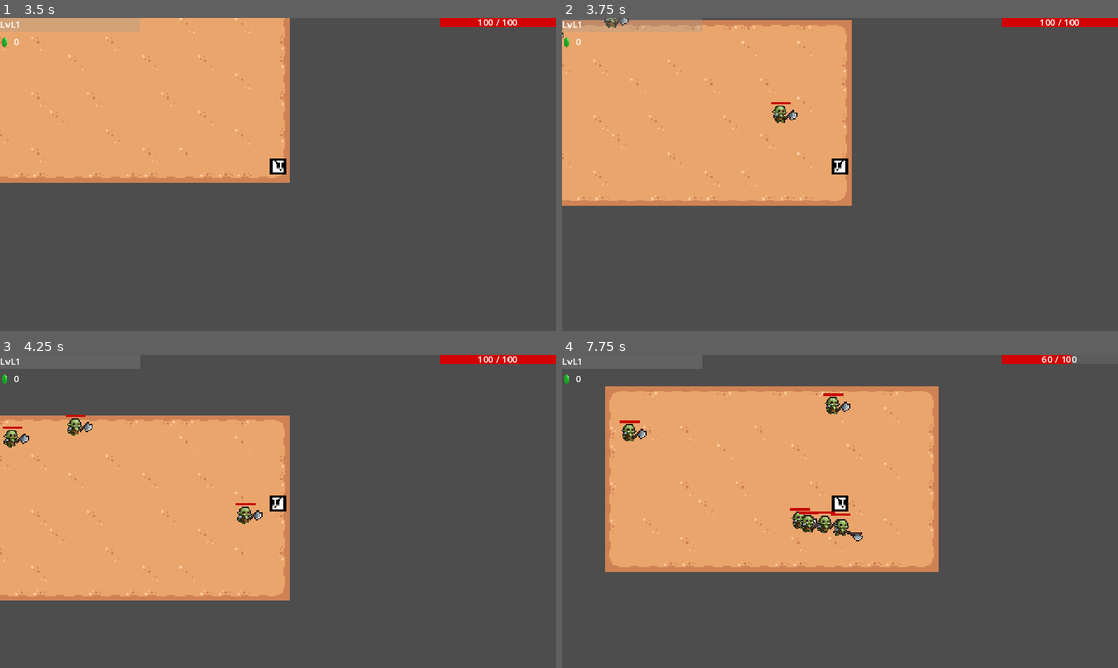
Above: before the commit, frames 1-4 (two rows, left to right).
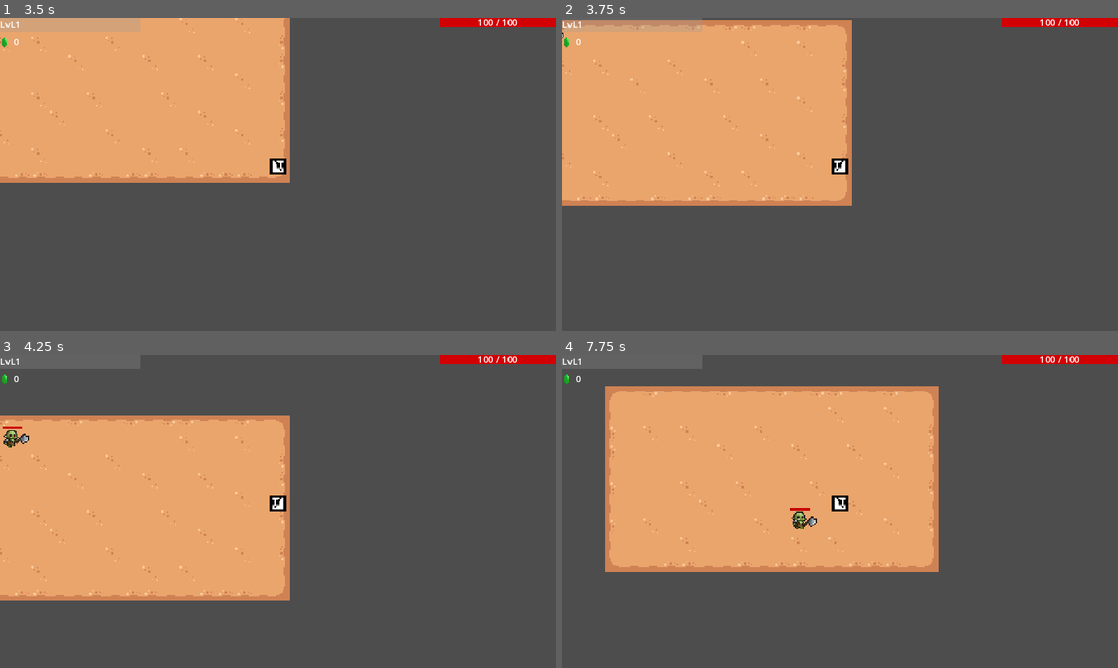
Above: after the commit, the same moments.

Repository: Maf1sher/Gorama
Game: Godot game, scene res://scenes/UI/Menu.tscn
Two runs of this game, one before a commit and one after it. Both use one fixed random seed, a clock stepped at 60 frames per second and the inputs below.
Inputs (mouse positions are in pixels of both pictures, inside the frame that each line leads up to):
- Up to frame 1 (3.5 s): click "Start" at 0.5 s; tap Enter at 1.25 s; move the mouse to (400, 158) at 1.27 s; hold D (right) 1.28-2.03 s; click (400, 158) at 1.42 s; move the mouse to (166, 190) at 2.02 s; hold S (down) 2.03-2.78 s; move the mouse to (333, 105) at 2.77 s; hold D (right) from 2.78 s (still down)
- Up to frame 2 (3.75 s): move the mouse to (812, 237) at 3.52 s; release D (right) at 3.53 s; hold W (up) from 3.53 s (still down); click (812, 237) at 3.67 s
- Up to frame 3 (4.25 s): keep holding W (up)
- Up to frame 4 (7.75 s): move the mouse to (1006, 558) at 4.27 s; release W (up) at 4.28 s; hold A (left) 4.28-5.78 s; move the mouse to (673, 464) at 5.02 s; move the mouse to (867, 511) at 5.77 s; hold S (down) 5.78-6.53 s; click (867, 511) at 5.92 s; move the mouse to (756, 433) at 6.52 s; hold D (right) 6.53-7.28 s; move the mouse to (962, 495) at 7.27 s; hold W (up) from 7.28 s (still down)

Frame 1 is identical in both runs. In frame 2, 0.3% of the frame differs, in the area x 7-43%, y 0-34%; in frame 3, 0.4%; in frame 4, 1.2%, in the area x 10-100%, y 0-60%.

Commit message:
all player statistics are working

Diff:
--- a/components/hitbox.gd
+++ b/components/hitbox.gd
@@ -1,7 +1,7 @@
 class_name HitBox
 extends Area2D
 
-signal hit_registered
+signal hit_registered(damage: int)
 
 @export var damage: int = 1 : set = set_damage, get = get_damage
 
--- a/components/hurtbox.gd
+++ b/components/hurtbox.gd
@@ -12,4 +12,4 @@
 	if hitbox != null:
 		var taken_damage = stats.health_depleted(hitbox.damage)
 		received_damage.emit(taken_damage)
-		hitbox.hit_registered.emit()
+		hitbox.hit_registered.emit(taken_damage)
--- a/components/stats.gd
+++ b/components/stats.gd
@@ -21,13 +21,13 @@
 		emit_signal("stats_changed", "magic_damage_percent", magic_damage_percent)
 @export var hp: int = 100:
 	set(value):
-		hp = value
+		hp = min(value, max_hp)
 		emit_signal("stats_changed", "hp", hp)
 @export var max_hp: int = 100:
 	set(value):
 		max_hp = value
 		emit_signal("stats_changed", "max_hp", max_hp)
-@export var hp_regeneration: int = 1:
+@export var hp_regeneration: int = 0:
 	set(value):
 		hp_regeneration = value
 		emit_signal("stats_changed", "hp_regeneration", hp_regeneration)
@@ -37,7 +37,7 @@
 		emit_signal("stats_changed", "attack_speed_percent", attack_speed_percent)
 @export var crit_chance_percent: int = 0:
 	set(value):
-		crit_chance_percent = value
+		crit_chance_percent = min(value, 100)
 		emit_signal("stats_changed", "crit_chance_percent", crit_chance_percent)
 @export var crit_damage_percent: int = 100:
 	set(value):
@@ -56,8 +56,44 @@
 		life_steal_percent = value
 		emit_signal("stats_changed", "life_steal_percent", life_steal_percent)
 
+var timer: Timer
+var life_steal_counter: float = 0.0
+
+func _ready() -> void:
+	timer = Timer.new()
+	timer.wait_time = 1.0
+	timer.one_shot = false
+	timer.autostart = true
+	add_child(timer)
+	timer.timeout.connect(_on_timer_timeout)
+
+func _on_timer_timeout() -> void:
+	hp = hp + hp_regeneration
+
+func calculate_physical_damage() -> int:
+	var roll = randi() % 100
+
+	return (physical_damage + (physical_damage * physical_damage_percent/100.0)) \
+	  * (crit_damage_percent/100.0 if roll < crit_chance_percent else 1)
+
+func calculate_magic_damage() -> int:
+	var roll = randi() % 100
+
+	return (magic_damage + (magic_damage * magic_damage_percent/100.0)) \
+	  * (crit_damage_percent/100.0 if roll < crit_chance_percent else 1)
+
 func health_depleted(damage: int) -> int:
 	var taken_dmg = ceil( damage - ( tanh( armor / 70.0 ) * damage ))
 	hp -= taken_dmg
 	hp = max(0, hp)
+	if hp == 0:
+		timer.stop()
 	return taken_dmg
+
+func apply_life_steal(damage: int) -> void:
+	life_steal_counter += damage * (life_steal_percent/100.0)
+	print(life_steal_counter)
+	if life_steal_counter >= 1:
+		var calculated_life_steal = int(life_steal_counter)
+		print(calculated_life_steal)
+		hp += calculated_life_steal
--- /dev/null
+++ b/scenes/components/Stats.tscn
@@ -0,0 +1,12 @@
+[gd_scene load_steps=2 format=3 uid="uid://cb78kbwmjerq4"]
+
+[ext_resource type="Script" path="res://components/stats.gd" id="1_7gqei"]
+
+[node name="Stats" type="Node"]
+script = ExtResource("1_7gqei")
+hp_regeneration = 1
+
+[node name="Timer" type="Timer" parent="."]
+autostart = true
+
+[connection signal="timeout" from="Timer" to="." method="_on_timer_timeout"]
--- a/scenes/entity/player.tscn
+++ b/scenes/entity/player.tscn
@@ -141,6 +141,7 @@
 
 [node name="Stats" type="Node" parent="."]
 script = ExtResource("2_3ppm0")
+life_steal_percent = 10
 
 [node name="Graphics" type="Node2D" parent="."]
 script = ExtResource("3_513h3")
--- a/scenes/item/sword.tscn
+++ b/scenes/item/sword.tscn
@@ -150,7 +150,6 @@
 collision_mask = 0
 monitoring = false
 script = ExtResource("2_hmv8i")
-damage = 30
 
 [node name="CollisionShape2D" type="CollisionShape2D" parent="Sprite2D/HitBox"]
 position = Vector2(3, -3)
@@ -163,4 +162,5 @@
 "": SubResource("AnimationLibrary_maa3u")
 }
 
+[connection signal="hit_registered" from="Sprite2D/HitBox" to="." method="_on_hit_box_hit_registered"]
 [connection signal="animation_finished" from="AnimationPlayer" to="." method="_on_animation_player_animation_finished"]
--- a/scripts/effects/cloud.gd
+++ b/scripts/effects/cloud.gd
@@ -1,12 +1,17 @@
 extends Node2D
 
-@export var speed: float = 400.0
+@export var speed: float = 200.0
+
+@onready var hitbox = $HitBox
+
 var velocity: Vector2
 
 func _physics_process(delta: float) -> void:
 	if velocity != Vector2.ZERO:
 		position += velocity * delta
 
-
 func _on_hit_box_hit_registered() -> void:
 	queue_free()
+
+func set_damage(damage: int) -> void:
+	hitbox.set_damage(damage)
--- a/scripts/enemy_generator.gd
+++ b/scripts/enemy_generator.gd
@@ -6,7 +6,7 @@
 @onready var orc: PackedScene = preload("res://scenes/entity/Orc.tscn")
 
 func _ready() -> void:
-	for i in 20:
+	for i in 1:
 		await get_tree().create_timer(1).timeout
 		var orc = orc.instantiate()
 		orc.position = Vector2(randi_range(-80,400),randi_range(-80,400))
--- a/scripts/entity/player/player.gd
+++ b/scripts/entity/player/player.gd
@@ -45,10 +45,10 @@
 			return
 
 		if Input.is_action_pressed("letf_hand_attack") and left_hand:
-			left_hand.play_attack_animation(stats.attack_speed_percent)
+			left_hand.play_attack_animation(stats)
 
 		if Input.is_action_pressed("right_hand_attack") and right_hand:
-			right_hand.play_attack_animation(stats.attack_speed_percent)
+			right_hand.play_attack_animation(stats)
 
 func animation():
 	if !alive:
--- a/scripts/items/sword.gd
+++ b/scripts/items/sword.gd
@@ -5,14 +5,20 @@
 @onready var cloud_sceen = preload("res://scenes/effects/cloud.tscn")
 
 @onready var animation = $AnimationPlayer
+@onready var hitbox = $Sprite2D/HitBox
 
 var attack_speed: int = 50
 var can_attack: bool = true
+var damage: int = 10
 
-func play_attack_animation(attack_speed: int):
+var playerStats: Stats
+
+func play_attack_animation(stats: Stats):
+	self.playerStats = stats
 	if can_attack:
 		can_attack = false
-		self.attack_speed = attack_speed
+		self.attack_speed = stats.attack_speed_percent
+		hitbox.set_damage(self.damage + stats.calculate_physical_damage())
 		animation.speed_scale = attack_speed / 100.0
 		animation.play("slash")
 
@@ -36,3 +42,7 @@
 
 	cloud.rotation = direction.angle() + PI
 	get_tree().current_scene.add_child(cloud)
+	cloud.set_damage(damage + playerStats.calculate_physical_damage())
+
+func _on_hit_box_hit_registered(damage: int) -> void:
+	playerStats.apply_life_steal(damage)
